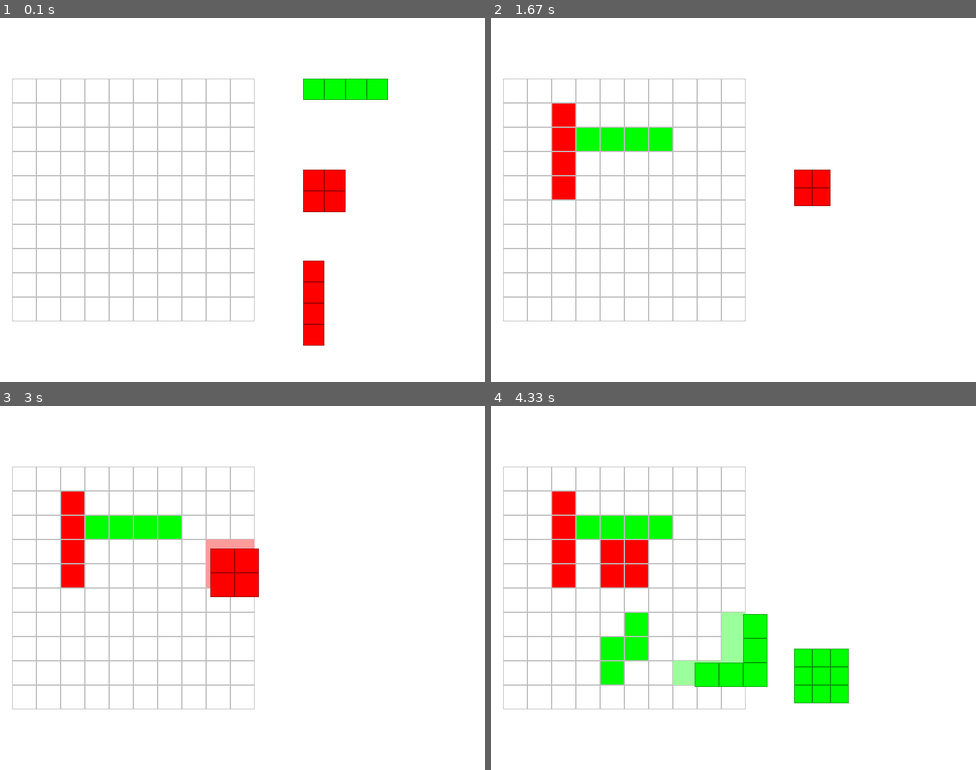
Above: before the commit, frames 1-4 (two rows, left to right).
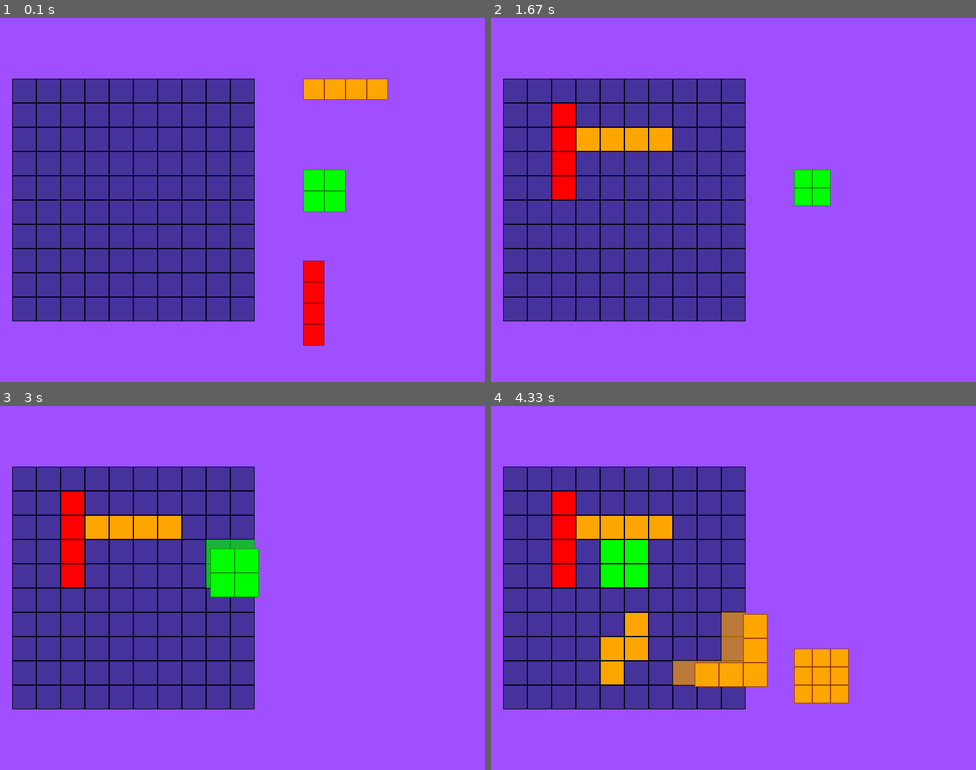
Above: after the commit, the same moments.

Repository: zaamilion/yandex_pygame_project
Game: pygame game, started from code/main.py
The game is run twice, just before and just after one commit, with the same random seed, the same clock (stepped at 60 frames per second) and the same inputs.
Inputs (mouse positions are in pixels of both pictures, inside the frame that each line leads up to):
- Up to frame 1 (0.1 s): no input
- Up to frame 2 (1.67 s): press the mouse at (806, 301) at 0.37 s; move the mouse to (694, 225) at 0.47 s; release the mouse at (583, 145) at 0.6 s; press the mouse at (815, 192) at 0.7 s; move the mouse to (791, 232) at 0.8 s; release the mouse at (772, 276) at 0.93 s; press the mouse at (835, 90) at 1.03 s; move the mouse to (733, 116) at 1.13 s; release the mouse at (631, 141) at 1.27 s
- Up to frame 3 (3 s): press the mouse at (320, 577) at 2.87 s; move the mouse to (227, 566) at 2.97 s
- Up to frame 4 (4.33 s): release the mouse at (626, 558) at 3.1 s; press the mouse at (825, 679) at 3.2 s; move the mouse to (796, 598) at 3.3 s; release the mouse at (762, 515) at 3.43 s; press the mouse at (815, 497) at 3.53 s; move the mouse to (849, 588) at 3.63 s; release the mouse at (883, 675) at 3.77 s; press the mouse at (811, 493) at 3.87 s; move the mouse to (723, 569) at 3.97 s; release the mouse at (636, 646) at 4.1 s; press the mouse at (825, 588) at 4.2 s; move the mouse to (723, 646) at 4.3 s

The runs differ from the first frame. In frame 1, 99% of the frame differs, in the area x 0-100%, y 0-100%; in frame 2, 99%; in frame 3, 99%; in frame 4, 99%.

Commit message:
bug fixing. Added row-col deleting

Diff:
--- a/code/boards.py
+++ b/code/boards.py
@@ -52,7 +52,7 @@
                 )
                 pygame.draw.rect(
                     screen,
-                    pygame.Color("Grey"),
+                    (0, 0, 20),
                     (
                         self.left + row * self.cell_size,
                         self.top + col * self.cell_size,
@@ -61,6 +61,26 @@
                     ),
                     1,
                 )
+
+    def check_row_col(self, cell: tuple) -> bool:
+        for x in range(0, self.width):
+            if self.board[cell[0]][x] == 0:
+                print(cell[0], x)
+                return False
+        self.break_row(cell[0])
+        for y in range(0, self.height):
+            if self.board[y][cell[1]] == 0:
+                return False
+        self.break_col(cell[1])
+        return True
+
+    def break_row(self, row):
+        for x in range(0, self.width):
+            self.board[row][x] = 0
+
+    def break_col(self, col):
+        for y in range(0, self.height):
+            self.board[y][col] = 0
 
 
 class FakeBoard(Board):
--- a/code/figures.py
+++ b/code/figures.py
@@ -5,9 +5,10 @@
 
 class Figures:
     def __init__(self):
-        self.figures = [random.choice(FIGURES) for _ in range(3)]
+        self.figures = [Figure(random.choice(FIGURES)) for _ in range(3)]
         x, y = 500, 100
         for figure in self.figures:
+
             figure.set_color(random.choice(FIGURES_COLORS))
             figure.set_pos((x, y))
             y += 150
@@ -119,14 +120,14 @@
 
 
 FIGURES = [
-    Figure([[1, 1, 1], [1, 1, 1], [1, 1, 1]]),
-    Figure([[0, 1], [1, 1], [1, 0]]),
-    Figure([[1, 1, 1, 1]]),
-    Figure([[0, 0, 1], [0, 0, 1], [1, 1, 1]]),
-    Figure([[1, 1, 1], [1, 0, 0], [1, 0, 0]]),
-    Figure([[1, 1], [1, 1]]),
-    Figure([[1, 0, 0], [1, 1, 1]]),
-    Figure([[1], [1], [1], [1]]),
-    Figure([[1, 1, 1], [0, 0, 1], [0, 0, 1]]),
-    Figure([[1, 0], [1, 1], [1, 0]]),
+    [[1, 1, 1], [1, 1, 1], [1, 1, 1]],
+    [[0, 1], [1, 1], [1, 0]],
+    [[1, 1, 1, 1]],
+    [[0, 0, 1], [0, 0, 1], [1, 1, 1]],
+    [[1, 1, 1], [1, 0, 0], [1, 0, 0]],
+    [[1, 1], [1, 1]],
+    [[1, 0, 0], [1, 1, 1]],
+    [[1], [1], [1], [1]],
+    [[1, 1, 1], [0, 0, 1], [0, 0, 1]],
+    [[1, 0], [1, 1], [1, 0]],
 ]
--- a/code/globals.py
+++ b/code/globals.py
@@ -1,10 +1,11 @@
 import pygame
 
 COLORS = [
-    pygame.Color("White"),
+    pygame.Color(70, 50, 155),
     pygame.Color("Blue"),
     pygame.Color("Red"),
     pygame.Color("Green"),
+    pygame.Color("Orange"),
 ]
 
 FIGURES_COLORS = COLORS[1:]
--- a/code/main.py
+++ b/code/main.py
@@ -22,8 +22,7 @@
             self.current_scene.event(event)
 
     def render(self):
-        self.screen.fill((255, 255, 255))
-        self.surf.fill((255, 255, 255))
+        self.surf.fill((159, 79, 255))
         self.current_scene.render()
         self.screen.blit(self.surf, (0, 0))
         pygame.display.flip()
--- a/code/scenes.py
+++ b/code/scenes.py
@@ -47,10 +47,8 @@
                 for row in range(figure.h):
                     for col in range(figure.w):
                         board_cell = self.board.get_cell((cell[0] + col, cell[1] + row))
-                        if (
-                            figure.figure[row][col] == 1
-                            and board_cell is None
-                            or board_cell
+                        if figure.figure[row][col] == 1 and (
+                            board_cell is None or board_cell
                         ):
                             return
                 for row in range(figure.h):
@@ -70,10 +68,8 @@
                 for row in range(figure.h):
                     for col in range(figure.w):
                         board_cell = self.board.get_cell((cell[0] + col, cell[1] + row))
-                        if (
-                            figure.figure[row][col] == 1
-                            and board_cell is None
-                            or board_cell
+                        if figure.figure[row][col] == 1 and (
+                            board_cell is None or board_cell
                         ):
                             self.figures.return_to_start_pos()
                             return
@@ -84,6 +80,7 @@
                                 (cell[0] + col, cell[1] + row),
                                 COLORS.index(figure.color),
                             )
+                            print(self.board.check_row_col(cell))
                 self.figures.figures.remove(figure)
                 self.fake_board.clear()
                 if not self.figures.figures:
--- /dev/null
+++ b/code/test.py
@@ -0,0 +1,10 @@
+res = set()
+
+for _ in range(int(input())):
+    num = int(input())
+    num_r = str(num)[::-1]
+    num_s = int(num_r[-2:])
+    res.add(num_s)
+res = list(res)
+res.sort()
+print(*res)
